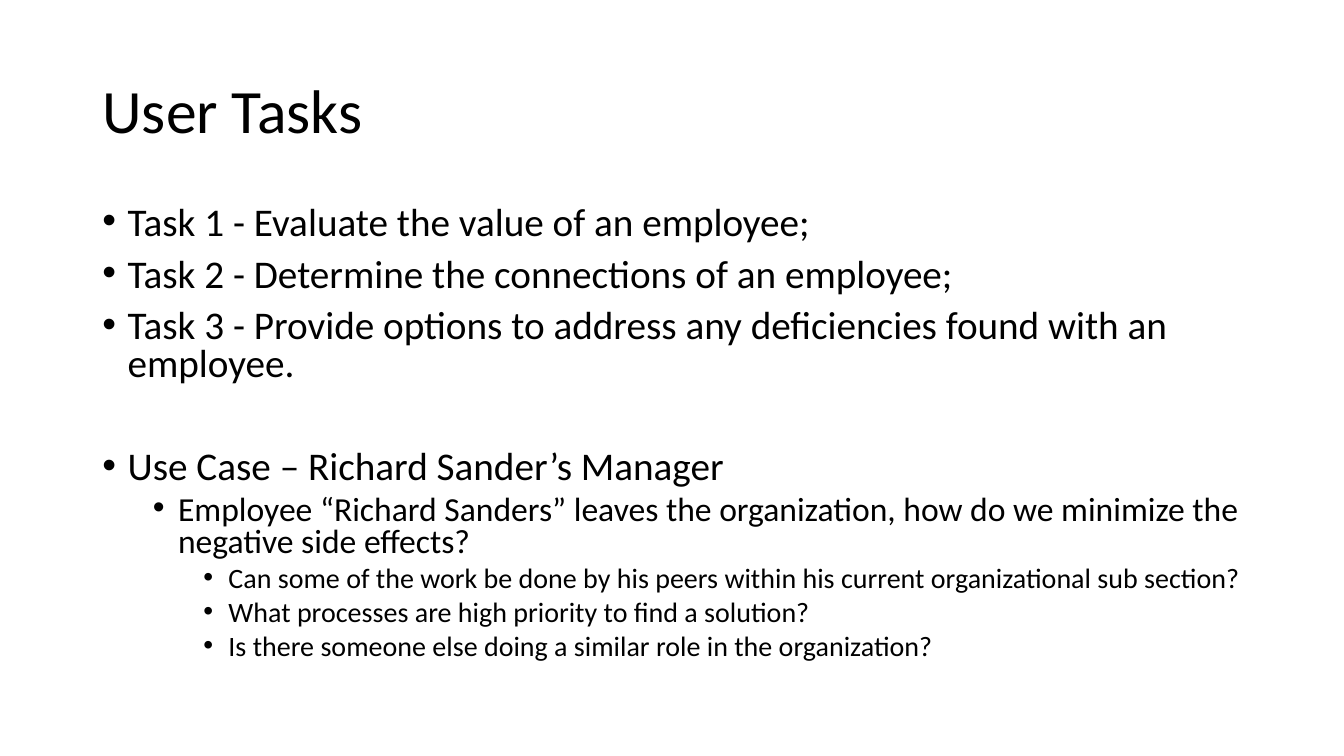
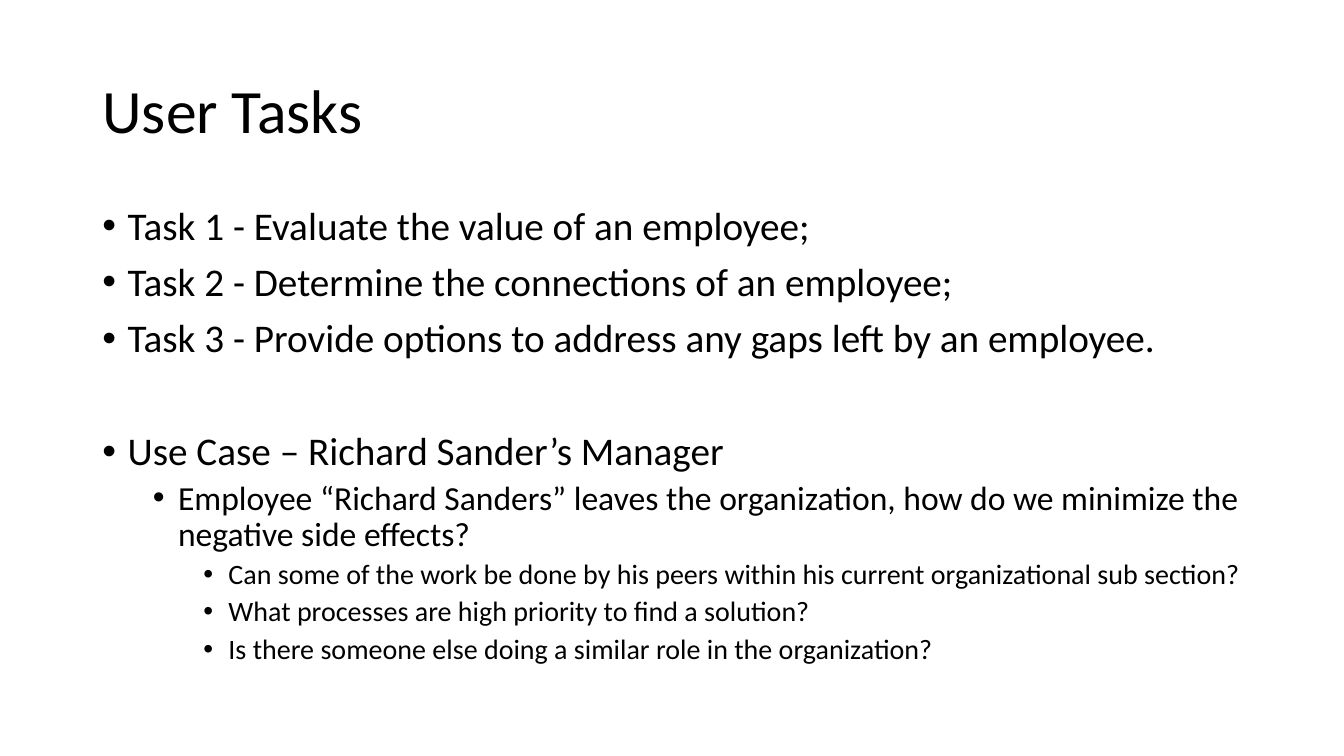
Before and after one commit to robbarwell123/COMP5209, a slide deck: slide 4 of Presentation/DSOCPresentation.pptx. Drawn at 1344x756 pixels with LibreOffice and Linux fonts; fonts in the diff are those of the drawing. Boxes give left, top, right and bottom in pixels: in the first picture for what was removed or moved away, otherwise in the second. Text is boxed around its words. In the diff, an @@ line names an element or a change of style, - is before the commit and + after.

```diff
--- a/Presentation/DSOCPresentation.pptx
+++ b/Presentation/DSOCPresentation.pptx
@@ text at box(128, 212, 1239, 664): line spacing 0.8 to 0.9 @@
@@ text at box(128, 324, 1155, 359): text changed @@
-• Task 3 - Provide options to address any deficiencies found with an employee.
+• Task 3 - Provide options to address any gaps left by an employee.
```
